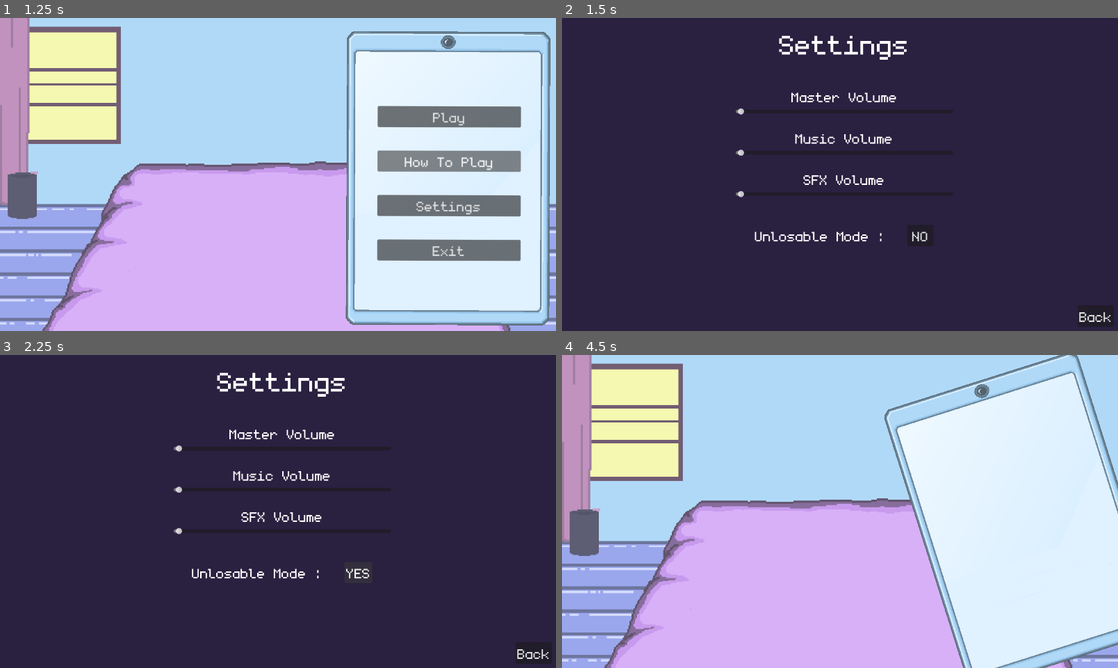
Above: before the commit, frames 1-4 (two rows, left to right).
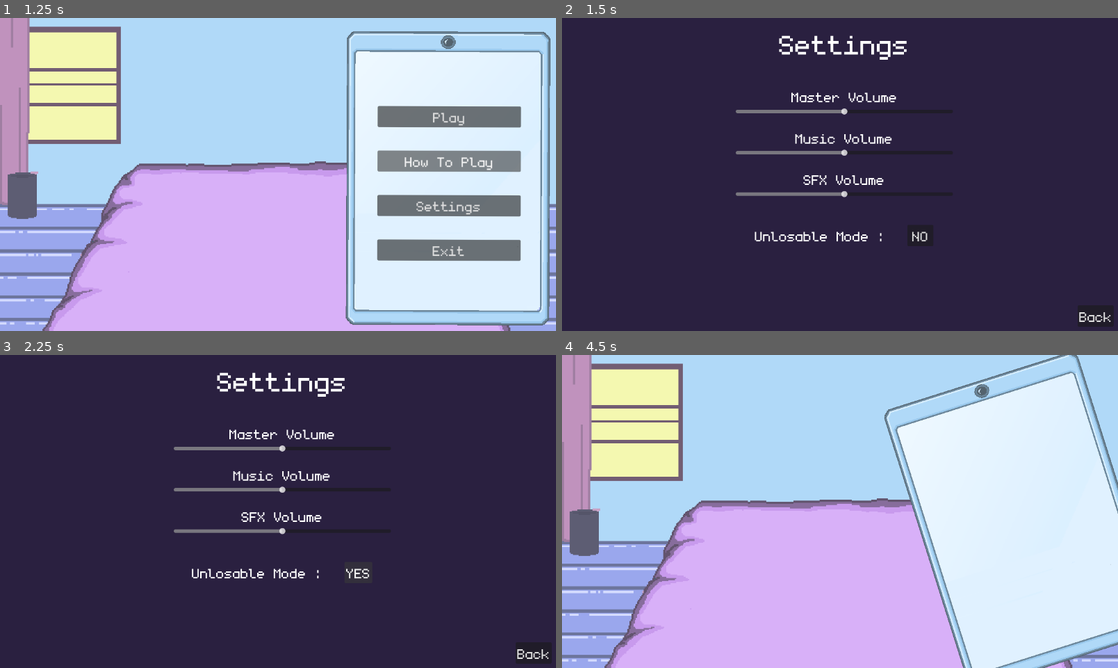
Above: after the commit, the same moments.

Repository: VA-Secheuse/GameDev.tv_GameJam
Game: Godot game, scene res://game/systems/game_manager/GameManager.tscn
Two runs of this game, one before a commit and one after it. Both use one fixed random seed, a clock stepped at 60 frames per second and the inputs below. Sound files missing from this copy of the repository are replaced by a short silence.
Inputs:
- Up to frame 1 (1.25 s): click "How To Play" at 0.5 s
- Up to frame 2 (1.5 s): click "Settings" at 1.25 s
- Up to frame 3 (2.25 s): click "NO" at 2 s
- Up to frame 4 (4.5 s): click "YES" at 2.75 s; click "Back" at 3.5 s; click "Play" at 4.25 s

Frame 1 is identical in both runs. In frame 2, 0.7% of the frame differs, in the area x 31-52%, y 28-58%; in frame 3, 0.7%; in frame 4, nothing differs.

Commit message:
sound effects

Diff:
--- a/groove-phone/game/Ressources/Track/act_2_track/act3_act.tres
+++ b/groove-phone/game/Ressources/Track/act_2_track/act3_act.tres
@@ -1,7 +1,7 @@
 [gd_resource type="Resource" script_class="Track" format=3 uid="uid://1x0velqgng3m"]
 
 [ext_resource type="Script" uid="uid://b7rr1hmt81koj" path="res://game/Ressources/track.gd" id="1_4qwu2"]
-[ext_resource type="AudioStream" uid="uid://ckx657wi5l8sx" path="res://assets/music/track2/JSPMDR.mp3" id="1_jove1"]
+[ext_resource type="AudioStream" uid="uid://cfgv3pkugfndk" path="res://assets/music/track1/joshmeforceafairedessonspluslongmdr.mp3" id="1_jove1"]
 [ext_resource type="JSON" path="res://game/Ressources/Track/chart.json" id="2_ynp28"]
 [ext_resource type="JSON" path="res://game/Ressources/Track/dialogue.json" id="3_fy24k"]
 
@@ -9,8 +9,9 @@
 script = ExtResource("1_4qwu2")
 act = "act_1"
 audio_stream = ExtResource("1_jove1")
-bmp = 318
+bmp = 264
 margin = 400.0
 button_mapping = ExtResource("2_ynp28")
 dialogue_file = ExtResource("3_fy24k")
+volume = -20
 metadata/_custom_type_script = "uid://b7rr1hmt81koj"
--- a/groove-phone/game/Ressources/track.gd
+++ b/groove-phone/game/Ressources/track.gd
@@ -7,3 +7,5 @@
 @export var margin : float
 @export var button_mapping : JSON
 @export var dialogue_file : JSON
+
+@export_range(-40,20) var volume = 0
--- a/groove-phone/game/UI/settings/volume_slider.gd
+++ b/groove-phone/game/UI/settings/volume_slider.gd
@@ -4,13 +4,17 @@
 var bus_index: int
 
 func _ready() ->void:
+	min_value = 0.0
+	max_value = 1.0
+	step = 0.01
 	bus_index = AudioServer.get_bus_index(bus_name)
 	value_changed.connect(self._on_value_changed)
 	value = db_to_linear(AudioServer.get_bus_volume_db(bus_index))
+	value = 0.5
 
 func update_value():
 	value = db_to_linear(AudioServer.get_bus_volume_db(bus_index))
 
 
-func _on_value_changed(value: float) -> void:
-	AudioServer.set_bus_volume_db(bus_index,linear_to_db(value))
+func _on_value_changed(val: float) -> void:
+	AudioServer.set_bus_volume_db(bus_index,linear_to_db(val))
--- a/groove-phone/game/systems/display/cellphone/cellphone.gd
+++ b/groove-phone/game/systems/display/cellphone/cellphone.gd
@@ -19,6 +19,8 @@
 var timer : Timer
 
 @export var top_bar : TopBar
+
+signal last_recipient_message_sent()
 
 func _ready() -> void:
 	text_bubble_container.size_flags_horizontal = Control.SIZE_EXPAND_FILL
@@ -132,6 +134,9 @@
 	for sentence in sentences:
 		await info.animation_finished
 		_new_recipient_speak_bubble(sentence)
+	add_space_too_discussion()
+	last_recipient_message_sent.emit()
+
 
 func _on_success(beat : int,timing : String):
 	var rec = _pop_rectangle_for_beat(beat)
@@ -200,5 +205,5 @@
 
 func add_space_too_discussion() -> void:
 	var spacer = Control.new()
-	spacer.custom_minimum_size = Vector2(0, 50)
+	spacer.custom_minimum_size = Vector2(0, 20)
 	$MarginContainer/ScrollContainer/VBoxContainer.add_child(spacer)
--- a/groove-phone/game/systems/display/cellphone/text_bubble/RecipientTextBubble.tscn
+++ b/groove-phone/game/systems/display/cellphone/text_bubble/RecipientTextBubble.tscn
@@ -1,10 +1,8 @@
 [gd_scene format=3 uid="uid://dchmvo4k774m2"]
 
 [ext_resource type="Script" uid="uid://bxju1xk3p0hrn" path="res://game/systems/display/cellphone/text_bubble/recipient_text_bubble.gd" id="1_72gej"]
+[ext_resource type="Texture2D" uid="uid://ctpasigpxb28m" path="res://assets/sprite/text_bubble/recipient_text_bubble.png" id="2_7qi14"]
 [ext_resource type="LabelSettings" uid="uid://cs1svpb58fd0a" path="res://game/Ressources/text_style/normal_texting.tres" id="3_j4hr3"]
-
-[sub_resource type="CompressedTexture2D" id="CompressedTexture2D_ux2gf"]
-load_path = "res://.godot/imported/text_bubble.png-c633f11f84293b21a64639e85af5a2b2.ctex"
 
 [node name="RecipientTextBubble" type="MarginContainer" unique_id=1288412761]
 offset_right = 30.0
@@ -14,11 +12,11 @@
 [node name="NinetTileRec" type="NinePatchRect" parent="." unique_id=876198914]
 texture_filter = 1
 layout_mode = 2
-texture = SubResource("CompressedTexture2D_ux2gf")
-region_rect = Rect2(14, 35, 21, 21)
-patch_margin_left = 6
-patch_margin_top = 6
-patch_margin_right = 10
+texture = ExtResource("2_7qi14")
+region_rect = Rect2(12, 34, 21, 21)
+patch_margin_left = 10
+patch_margin_top = 5
+patch_margin_right = 5
 patch_margin_bottom = 9
 
 [node name="MarginContainer" type="MarginContainer" parent="." unique_id=716973198]
--- a/groove-phone/game/systems/display/cellphone/text_bubble/TextBubble.tscn
+++ b/groove-phone/game/systems/display/cellphone/text_bubble/TextBubble.tscn
@@ -4,6 +4,7 @@
 [ext_resource type="Script" uid="uid://drodskxxq1f5n" path="res://game/systems/display/cellphone/text_bubble/text_bubble.gd" id="1_rcg6n"]
 [ext_resource type="Shader" uid="uid://bi7ep52vo3ca4" path="res://game/systems/display/cellphone/text_bubble/TextBubbleNineTileRec.gdshader" id="2_ja45h"]
 [ext_resource type="LabelSettings" uid="uid://cs1svpb58fd0a" path="res://game/Ressources/text_style/normal_texting.tres" id="3_43s5s"]
+[ext_resource type="Texture2D" uid="uid://ctpasigpxb28m" path="res://assets/sprite/text_bubble/recipient_text_bubble.png" id="4_04enc"]
 
 [sub_resource type="ShaderMaterial" id="ShaderMaterial_04enc"]
 shader = ExtResource("2_ja45h")
@@ -30,8 +31,17 @@
 patch_margin_right = 10
 patch_margin_bottom = 9
 
-[node name="NinePatchRect" type="NinePatchRect" parent="." unique_id=876273615]
+[node name="Recipient" type="NinePatchRect" parent="." unique_id=49318834]
+visible = false
+texture_filter = 1
+material = SubResource("ShaderMaterial_04enc")
 layout_mode = 2
+texture = ExtResource("4_04enc")
+region_rect = Rect2(12, 34, 21, 21)
+patch_margin_left = 10
+patch_margin_top = 6
+patch_margin_right = 5
+patch_margin_bottom = 9
 
 [node name="MarginContainer" type="MarginContainer" parent="." unique_id=287928637]
 layout_mode = 2
--- a/groove-phone/game/systems/display/cellphone/text_bubble/text_bubble.gd
+++ b/groove-phone/game/systems/display/cellphone/text_bubble/text_bubble.gd
@@ -25,6 +25,8 @@
 	modulate.a = 1.0
 	if !side :
 		self.set_flip(true)
+		$NinetTileRec.visible = false
+		$Recipient.visible = true
 	emit_signal("ready_to_position")
 
 func set_flip(is_player: bool):
--- a/groove-phone/game/systems/rhythm_manager/rhythm_manager.gd
+++ b/groove-phone/game/systems/rhythm_manager/rhythm_manager.gd
@@ -87,6 +87,7 @@
 	text_composer.set_rhythm_manager(self)
 	text_composer.set_cellphone(cellphone)
 	judge.input_validation.connect(text_composer.input_pressed_and_checked)
+	cellphone.last_recipient_message_sent.connect(text_composer.next_player_word)
 	add_child(text_composer)
 
 ##This change the music in the music player
@@ -131,6 +132,10 @@
 ##This calculate the score based on the timing of the input
 func _calculate_score(timing : String):
 	combo += 1
+	if combo %10 == 0:
+		Global.sound_manager.create_audio(SoundEffect.SOUND_EFFECT_TYPE.UI_COMBO_UP_BIG)
+	else :
+		Global.sound_manager.create_audio(SoundEffect.SOUND_EFFECT_TYPE.UI_COMBO_UP_SMALL)
 	match timing :
 		'ok':
 			if Global.unlosable :
@@ -151,10 +156,12 @@
 ##This function is called when a beat is unsuccesfull
 func _on_failure(beat : int,timing : String):
 	if !Global.unlosable:
+		Global.sound_manager.create_audio(SoundEffect.SOUND_EFFECT_TYPE.UI_LIFE_LOST)
 		cur_success = 0
 		lose_life()
 		cellphone.top_bar.lose_bar()
 	combo = 0
+	Global.sound_manager.create_audio(SoundEffect.SOUND_EFFECT_TYPE.UI_COMBO_DOWN)
 	cellphone.update_combo(combo)
 
 func get_time_position_ms() -> float :
--- a/groove-phone/game/systems/sound_manager/SoundManager.tscn
+++ b/groove-phone/game/systems/sound_manager/SoundManager.tscn
@@ -2,9 +2,37 @@
 
 [ext_resource type="Script" uid="uid://dysdk6n5w3cp8" path="res://game/systems/sound_manager/sound_manager.gd" id="1_0coxf"]
 [ext_resource type="AudioStream" uid="uid://boqm0cvbcce6p" path="res://assets/music/main_menu.mp3" id="2_5wdt6"]
+[ext_resource type="Script" uid="uid://bwkxhfeoqr307" path="res://game/Ressources/sound_effect.gd" id="2_ui3kh"]
+[ext_resource type="AudioStream" uid="uid://hmt8cup7fnee" path="res://assets/sound_effect/Phone Menu UI SFX/UI_Select_PhoneMenu.wav" id="3_2m7e8"]
+[ext_resource type="Resource" uid="uid://cfic5c2s0ppc0" path="res://game/Ressources/sound_effect/notification.tres" id="6_78n4s"]
+[ext_resource type="Resource" uid="uid://beeorfqcp8qqh" path="res://game/Ressources/sound_effect/obj_phone_message_receive.tres" id="7_cpvjp"]
+[ext_resource type="Resource" uid="uid://b4lixnq7y62n1" path="res://game/Ressources/sound_effect/obj_phone_message_send.tres" id="8_rhxxy"]
+[ext_resource type="Resource" uid="uid://b3dxvbynkegcn" path="res://game/Ressources/sound_effect/obj_phone_notification.tres" id="9_y4ud7"]
+[ext_resource type="Resource" uid="uid://cjsomehjrtid8" path="res://game/Ressources/sound_effect/obj_phone_typing_01.tres" id="10_qfga8"]
+[ext_resource type="Resource" uid="uid://ce25rnud1rqxo" path="res://game/Ressources/sound_effect/obj_phone_typing_02.tres" id="11_ihbqj"]
+[ext_resource type="Resource" uid="uid://diyrw4u0sjho4" path="res://game/Ressources/sound_effect/obj_phone_typing_03.tres" id="12_lu6fv"]
+[ext_resource type="Resource" uid="uid://dxx168m826rrl" path="res://game/Ressources/sound_effect/obj_phone_typing_04.tres" id="13_oh5bh"]
+[ext_resource type="Resource" uid="uid://stkq2jcwfkl0" path="res://game/Ressources/sound_effect/phone_message_receive.tres" id="14_0f0d2"]
+[ext_resource type="Resource" uid="uid://qhbojgd6f0qy" path="res://game/Ressources/sound_effect/ui_close_pausemenu.tres" id="15_v2uvt"]
+[ext_resource type="Resource" uid="uid://dlh5g5c7mdlni" path="res://game/Ressources/sound_effect/ui_combo_down.tres" id="16_igdyt"]
+[ext_resource type="Resource" uid="uid://32we75pbi1y0" path="res://game/Ressources/sound_effect/ui_combo_up_big.tres" id="17_jon8f"]
+[ext_resource type="Resource" uid="uid://bxioxybbdhm17" path="res://game/Ressources/sound_effect/ui_combo_up_small.tres" id="18_gp4fd"]
+[ext_resource type="Resource" uid="uid://bkkduu2h4oo85" path="res://game/Ressources/sound_effect/ui_life_lost.tres" id="19_6f20a"]
+[ext_resource type="Resource" uid="uid://dq7fnihsygbho" path="res://game/Ressources/sound_effect/ui_mousehover_pausemenu.tres" id="20_qix1f"]
+[ext_resource type="Resource" uid="uid://c1fgjpdn8yb03" path="res://game/Ressources/sound_effect/ui_mousehover_phonemenu.tres" id="21_poh5q"]
+[ext_resource type="Resource" uid="uid://b1ab3ecwgokco" path="res://game/Ressources/sound_effect/ui_open_pausemenu.tres" id="22_vxbeu"]
+[ext_resource type="Resource" uid="uid://bu0nqvf1nakcd" path="res://game/Ressources/sound_effect/ui_open_phonemenu.tres" id="23_hnbyf"]
+[ext_resource type="Resource" uid="uid://r6tprhd8ixdq" path="res://game/Ressources/sound_effect/ui_select_pausemenu.tres" id="24_28gqi"]
+
+[sub_resource type="Resource" id="Resource_v8fr6"]
+script = ExtResource("2_ui3kh")
+sound_effect = ExtResource("3_2m7e8")
+metadata/_custom_type_script = "uid://bwkxhfeoqr307"
 
 [node name="SoundManager" type="Node2D" unique_id=222564299]
 script = ExtResource("1_0coxf")
+sound_effects = Array[ExtResource("2_ui3kh")]([SubResource("Resource_v8fr6"), ExtResource("6_78n4s"), ExtResource("7_cpvjp"), ExtResource("8_rhxxy"), ExtResource("9_y4ud7"), ExtResource("10_qfga8"), ExtResource("11_ihbqj"), ExtResource("12_lu6fv"), ExtResource("13_oh5bh"), ExtResource("14_0f0d2"), ExtResource("15_v2uvt"), ExtResource("16_igdyt"), ExtResource("17_jon8f"), ExtResource("18_gp4fd"), ExtResource("19_6f20a"), ExtResource("20_qix1f"), ExtResource("21_poh5q"), ExtResource("22_vxbeu"), ExtResource("23_hnbyf"), ExtResource("24_28gqi")])
 main_menu_music = ExtResource("2_5wdt6")
 
 [node name="AudioStreamPlayer" type="AudioStreamPlayer" parent="." unique_id=1295237499]
+bus = &"music"
--- a/groove-phone/game/systems/sound_manager/sound_manager.gd
+++ b/groove-phone/game/systems/sound_manager/sound_manager.gd
@@ -20,10 +20,12 @@
 	if sound_effect_dict.has(type):
 		var sound_effect : SoundEffect = sound_effect_dict[type]
 		var new_audio : AudioStreamPlayer = AudioStreamPlayer.new()
+		new_audio.bus = &'sfx'
 		add_child(new_audio)
 		new_audio.stream = sound_effect.sound_effect
 		new_audio.volume_db = sound_effect.volume
 		new_audio.finished.connect(new_audio.queue_free)
+		print("playing: ", sound_effect.sound_effect, " volume: ", sound_effect.volume, " bus: ", new_audio.bus)
 		new_audio.play()
 	else  :
 		push_error('Sound Manager Failed to find setting for type ', type)
--- a/groove-phone/game/systems/text_composer/text_composer.gd
+++ b/groove-phone/game/systems/text_composer/text_composer.gd
@@ -32,6 +32,7 @@
 
 func next_player_word():
 	var next_input_info : Array = rhythm_manager.when_is_next_input()
+
 	if next_input_info[0] == 'send' and cur_player_sentence["is_end"] == 'no':
 		cellphone.send_player_message_in(next_input_info[1])
 		change_player_sentence()
@@ -40,6 +41,7 @@
 		who_is_typing = 'recipient'
 	else :
 		var cur_word : Array = cur_player_sentence['sentence']
+
 		if cur_word.size() <= cur_player_dialogue_word :
 			return
 		cellphone.show_next_player_word(cur_word[cur_player_dialogue_word],next_input_info[1])
@@ -54,6 +56,7 @@
 func next_recipient_sentences(beat_ms : float):
 	var sentences : Array
 
+	var nb_of_sentences : int
 	##error handling
 	if recipient_sentence_array.size() <= cur_recipient_dialogue:
 		return
@@ -64,6 +67,7 @@
 			cur_recipient_dialogue += 1
 			self._recipient_last_message_sent()
 			cellphone.send_recipient_messages(sentences,beat_ms)
+			nb_of_sentences = sentences.size() + 3
 			break
 		elif recipient_sentence_array[cur_recipient_dialogue]['is_end'] == 'no':
 			sentences.append(recipient_sentence_array[cur_recipient_dialogue]['sentence'])
@@ -73,7 +77,6 @@
 
 func _recipient_last_message_sent() :
 	who_is_typing = 'player'
-	next_player_word()
 
 func input_pressed_and_checked(success : bool,button : String,beat_ms : float):
 	if button == 'send' && who_is_typing == 'recipient':
@@ -93,3 +96,7 @@
 	timer.timeout.connect(self.next_player_word)
 	add_child(timer)
 	timer.start()
+
+func start_next_player_sentence_in(ms: float):
+	await get_tree().create_timer(ms/1000).timeout
+	next_player_word()
Not shown, added: groove-phone/assets/music/track1/joshmeforceafairedessonspluslongmdr.mp3.import
Binary file added: groove-phone/assets/sprite/text_bubble/recipient_text_bubble.png
Not shown, added: groove-phone/assets/sprite/text_bubble/recipient_text_bubble.png.import
Not shown, added: groove-phone/assets/music/track1/joshmeforceafairedessonspluslongmdr.mp3
